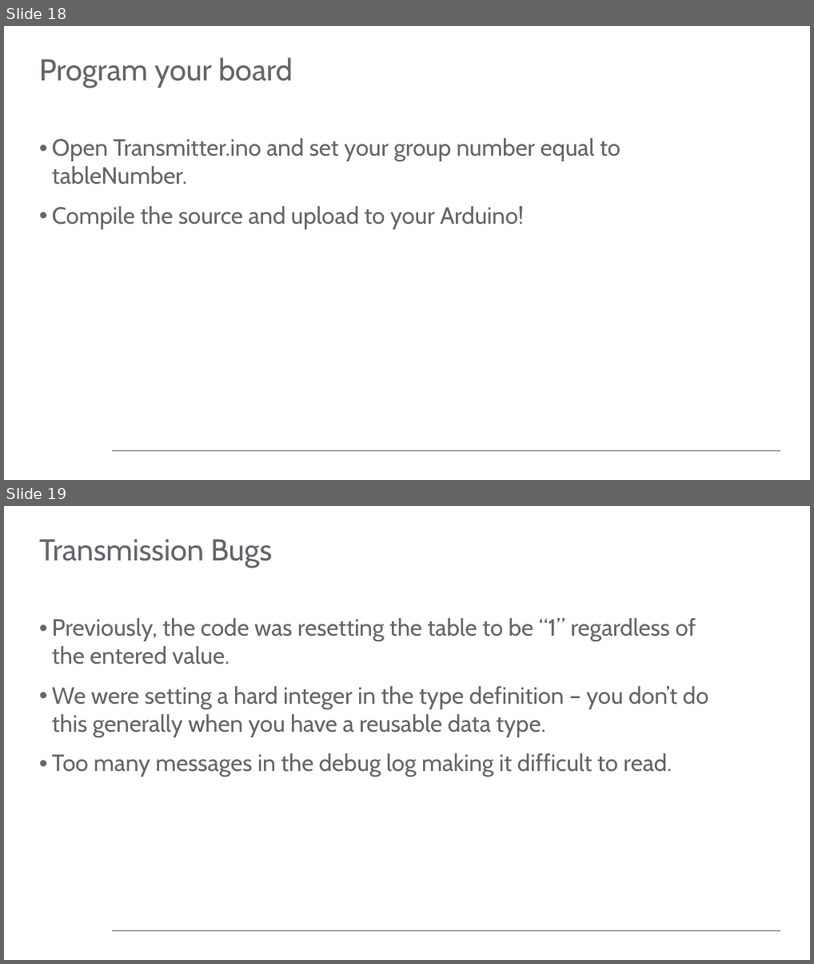
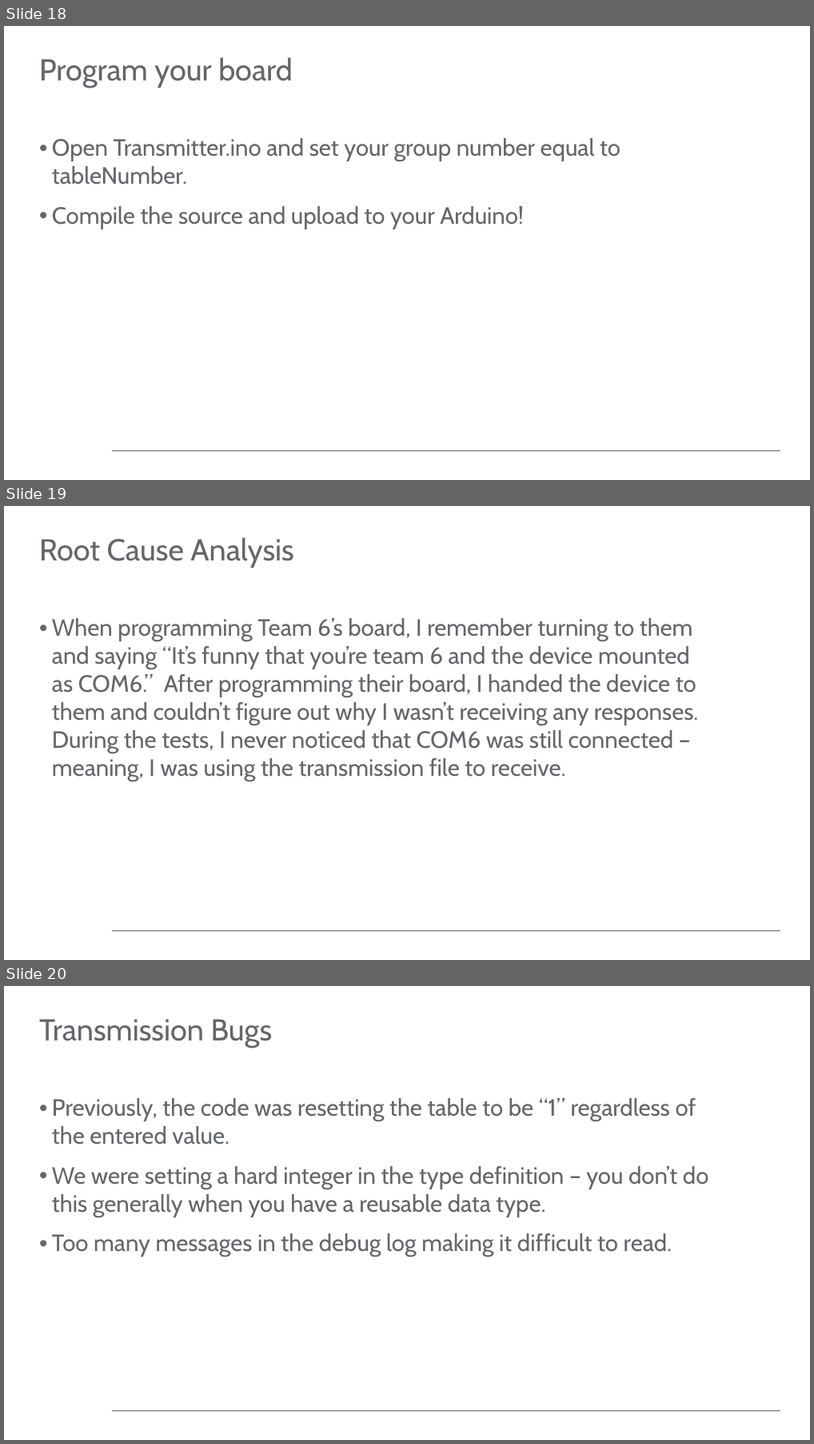
Before and after one commit to pilotdeveloper/sensors_lab, a slide deck: class-guide.pptx. Shown one above the other, each under a label of ours: slides 18 and 19 before the commit, slides 18, 19 and 20 after it. The pictures are 814x964 and 814x1444 pixels, drawn with LibreOffice and Linux fonts; fonts in the diff are those of the drawing; background and template pictures are left out. Boxes give left, top, right and bottom in pixels: in the first picture for what was removed or moved away, otherwise in the second. Text is boxed around its words. In the diff, an @@ line names an element or a change of style, - is before the commit and + after.

Commit message:
rca added

```diff
--- a/class-guide.pptx
+++ b/class-guide.pptx
@@ slide 19 added at (4, 506, 810, 960), background #FFFFFF; not listed: 1 template element that a slide beside it also shows @@
@@ title added at (39, 537, 294, 568), 36 pt, text #63666A @@
+Root Cause Analysis
@@ text added at (52, 618, 699, 781), 28 pt, text #63666A @@
+• When programming Team 6’s board, I remember turning to them and saying “It’s funny that you’re team 6 and the device mounted as COM6.” After programming their board, I handed the device to them and couldn’t figure out why I wasn’t receiving any responses. During the tests, I never noticed that COM6 was still connected – meaning, I was using the transmission file to receive.
@@ what was slide 19 is now slide 20 @@
```
